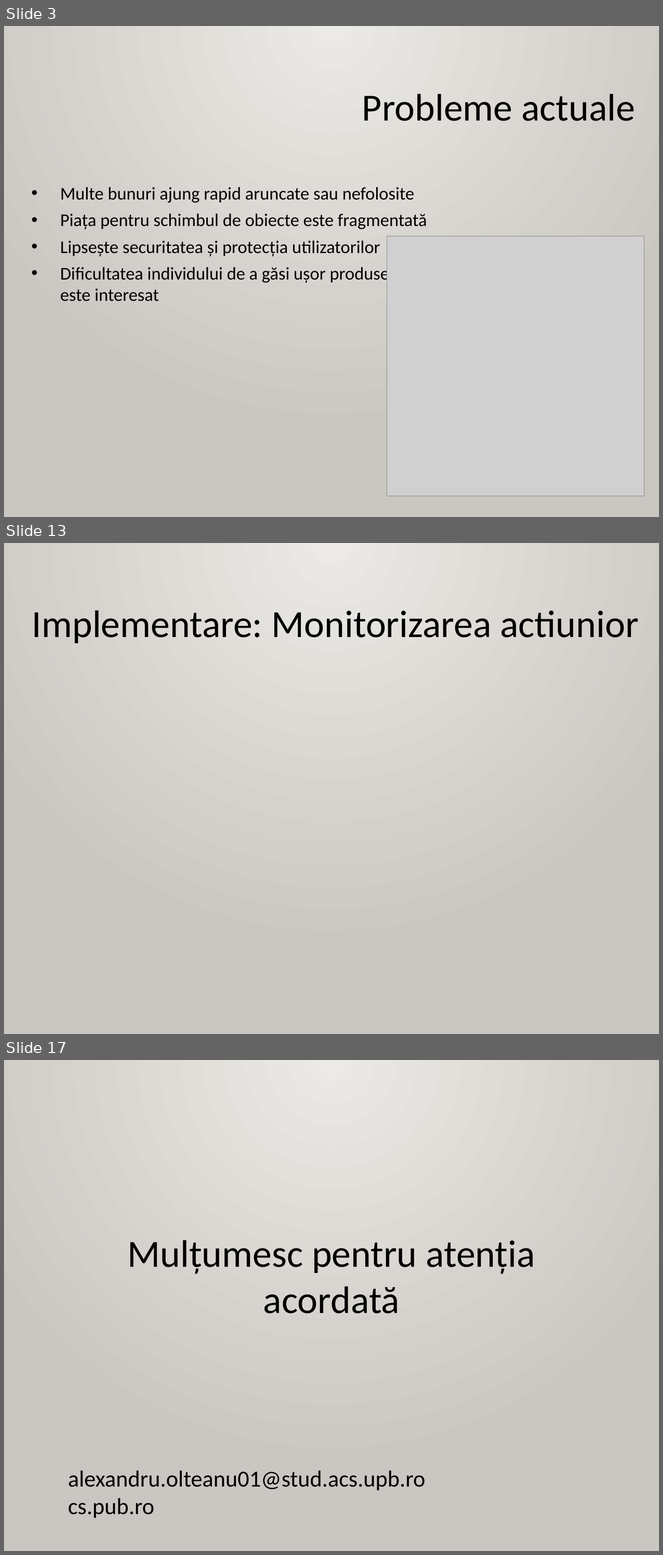
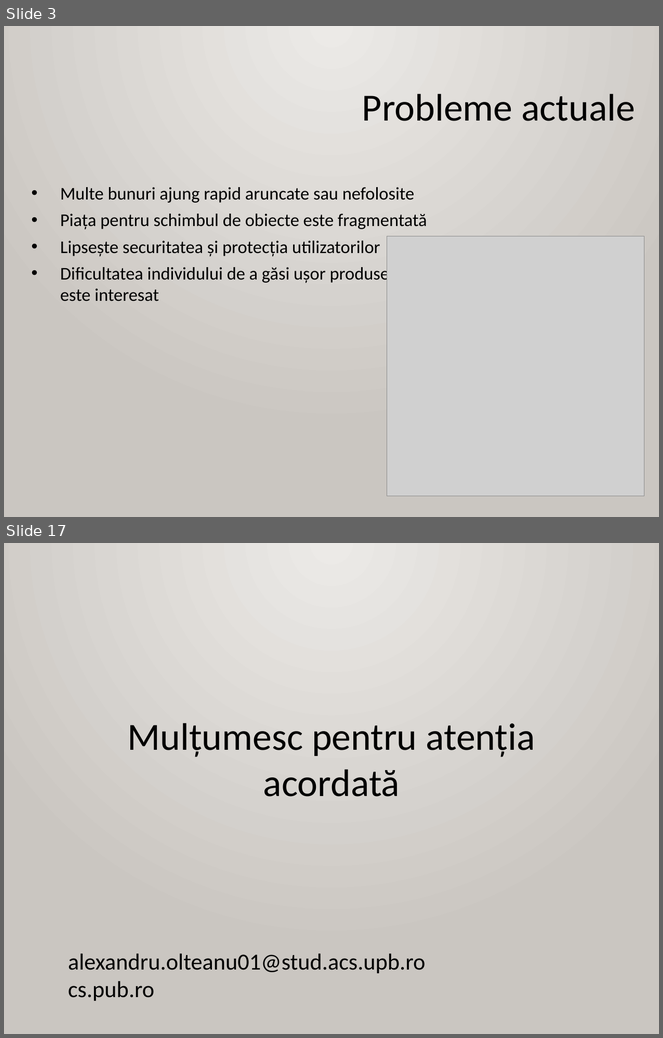
Before and after one commit to AlexandruOlteanu/SwapIt, a slide deck: files/documentation/presentation/Final_Presentation_Alexandru_Olteanu.pptx. Shown one above the other, each under a label of ours: slides 3, 13 and 17 before the commit, slides 3 and 17 after it; the slides between them are not shown. The pictures are 663x1555 and 663x1038 pixels, drawn with LibreOffice and Linux fonts; fonts in the diff are those of the drawing; grey boxes stand for pictures. Boxes give left, top, right and bottom in pixels: in the first picture for what was removed or moved away, otherwise in the second. Text is boxed around its words. In the diff, an @@ line names an element or a change of style, - is before the commit and + after.

```diff
--- a/files/documentation/presentation/Final_Presentation_Alexandru_Olteanu.pptx
+++ b/files/documentation/presentation/Final_Presentation_Alexandru_Olteanu.pptx
@@ slide 13 removed at [4,543,659,1034], background gradient #ECEAE7 to #CAC7C1 @@
@@ text removed at [32,610,639,643] @@
-Implementare: Monitorizarea actiunior
```
Also in this commit, not shown: 12 slides changed, 1 slide added.
